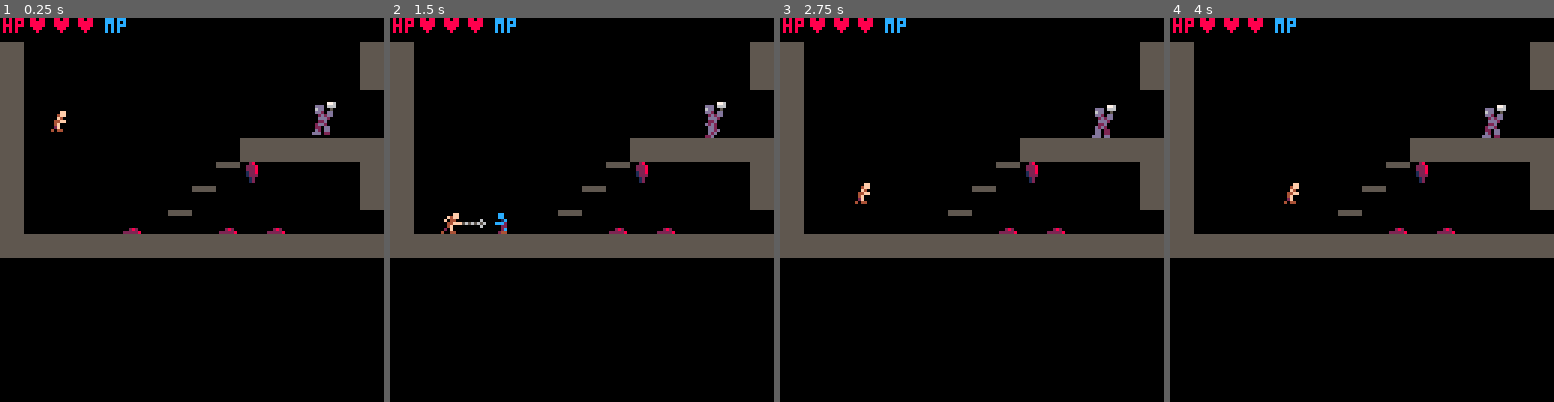
Above: before the commit, frames 1-4 (left to right).
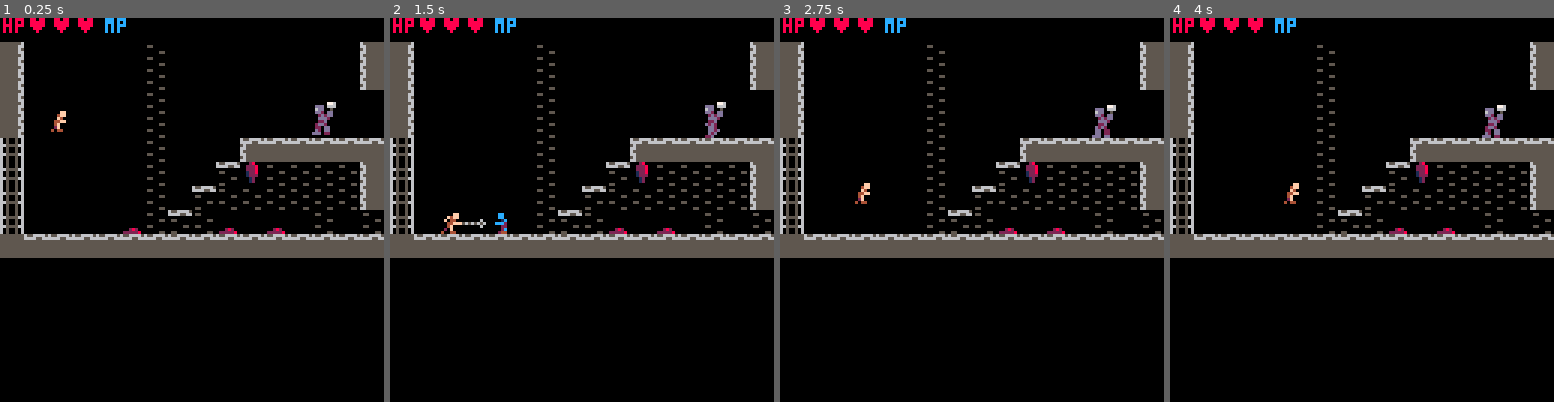
Above: after the commit, the same moments.

Repository: AddisonMink/fortrebosque
Game: PICO-8 cartridge main.p8
Same seed, same stepped clock (60 frames per second), same inputs: the game is played once before the commit and once after it.
Inputs:
- Up to frame 1 (0.25 s): no input
- Up to frame 2 (1.5 s): tap X (X key) at 0.33, 1.07 s; tap O (Z key) at 0.7 s
- Up to frame 3 (2.75 s): hold Right 1.6-2.1 s; tap O (Z key) at 1.7, 2.1, 2.5 s; tap X (X key) at 1.85 s; hold Up 2.15-2.42 s; hold Right from 2.47 s (still down)
- Up to frame 4 (4 s): tap O (Z key) at 2.9, 3.3, 3.7 s; tap X (X key) at 2.97 s; release Right at 3.03 s; hold Left 3.08-3.58 s

The runs differ from the first frame. In frame 1, 4.5% of the frame differs, in the area x 0-100%, y 6-58%; in frame 2, 4.5%; in frame 3, 4.5%; in frame 4, 4.5%.

Commit message:
update map.

Diff:
--- a/main.p8
+++ b/main.p8
@@ -210,33 +210,33 @@
 
 
 __gff__
-0000000004000000000000000000000000000000000000000000000000000000010200000000000000000000000000000000000000000000000000000000000000000000000000000000000000000000000000000000000000000000000000000000000000000000000000000000000000000000000000000000000000000000
+0000000004000000000000000000000000000000000000000000000000010000010200000000000001010004000000000101000000000001010101000000000000000000000000000000000000000000000000000000000000000000000000000000000000000000000000000000000000000000000000000000000000000000
 0000000000000000000000000000000000000000000000000000000000000000000000000000000000000000000000000000000000000000000000000000000000000000000000000000000000000000000000000000000000000000000000000000000000000000000000000000000000000000000000000000000000000000
 __map__
-0000000000000000000000000000002020202020202020202020202020202020202020202020202020202020202020202020202020202020202020202020202020202020202020202020202020202020202020202020202020202020202020202020202020202020202020202020202020202020202020202020202020202020
-0000000000000000000000000000002020000000000000000000000000000020200000000000000000000000000000202000000000000000000000000000002020000000000000000000000000000020200000000000000000000000000000202000000000000000000000000000002020000000000000000000000000000020
-2000000000000000000000000000002020000000000000000000000000000020200000000000000000000000000000202000000000000000000000000000002020000000000000000000000000000020200000000000000000000000000000202000000000000000000000000000002020000000000000000000000000000020
-2000000000000500000000000000002020000000000000000000000000000020200000000000000000000000000000202000000000000000000000000000002020000000000000000000000000000020200000000000000000000000000000202000000000000000000000000000002020000000000000000000000000000020
-2000000000002000000000000000002020000000000000000000000000000020200000000000000000000000000000202000000000000000000000000000002020000000000000000000000000000020200000000000000000000000000000202000000000000000000000000000002020000000000000000000000000000020
-2000000000202020210000000000002020000000000000000000000000000020200000000000000000000000000000202000000000000000000000000000002020000000000000000000000000000020200000000000000000000000000000202000000000000000000000000000002020000000000000000000000000000020
-2000000000000000000021000000000000000000000000000000000000000020200000000000000000000000000000202000000000000000000000000000002020000000000000000000000000000020200000000000000000000000000000202000000000000000000000000000002020000000000000000000000000000020
-2000000000000000000000002100000000000000000000000000000000000020200000000000000000000000000000202000000000000000000000000000002020000000000000000000000000000020200000000000000000000000000000202000000000000000000000000000002020000000000000000000000000000020
-2000000000000000000000000000202020202020202100002120202020202020202020202020202020000000212020202020202020202020202020202020202020202020202020202020202020202020202020202020202020202020202020202020202020202020202020202020202020202020202020202020202020202020
-2000000000000000000000000000002020202020200000212020202020202020202020202020202020000021202020202020202020202020202020202020202020202020202020202020202020202020202020202020202020202020202020202020202020202020202020202020202020202020202020202020202020202020
-2000000000000000000000000000002020000000000021000900000009000020200000000000000900002100090000202000000000000000000000000000002020000000000000000000000000000020200000000000000000000000000000202000000000000000000000000000002020000000000000000000000000000020
-2000000000000000000000000000000000000000002100000000000000000000000000000000000000210000000000000000000000000000000000000000002020000000000000000000000000000020200000000000000000000000000000202000000000000000000000000000002020000000000000000000000000000020
-20000000000000000000000000010000000000002100000000000000000a0000000000000000000000000021000000000000000000000000000000000000002020000000000000000000000000000020200000000000000000000000000000202000000000000000000000000000002020000000000000000000000000000020
-20000000000000000000202020202020202020202020202100002100002121202021000000000a2100000000002100202000000000000000000000000000002020000000000000000000000000000020200000000000000000000000000000202000000000000000000000000000002020000000000000000000000000000020
-2000000000000000002109000000002020202020202020202100000000000020200021000000210000000000000000202000000000000000000000000000002020000000000000000000000000000020200000000000000000000000000000202000000000000000000000000000002020000000000000000000000000000020
-2000000000000000210000000000002020202020200000202021000000000020200000000000000000000000000000000000000000000000000000000000002020000000000000000000000000000020200000000000000000000000000000202000000000000000000000000000002020000000000000000000000000000020
-2000000000170021001700170000000000000000001700202020211700000020200017000017000000170000001700000000000000000000000000000000002020000000000000000000000000000020200000000000000000000000000000202000000000000000000000000000002020000000000000000000000000000020
-2020202020202020202020202020202020202020202000202020202020212020202020202020202020202020202020202020202020202020202020202020202020202020202020202020202020202020202020202020202020202020202020202020202020202020202020202020202020202020202020202020202020202020
-2020202020202020202020202020202020202020202000202020202020212020202020202020202020202020202020202020202020202020202020202020202020202020202020202020202020202020202020202020202020202020202020202020202020202020202020202020202020202020202020202020202020202020
-2000000000000000000000000000002020000000000000000020002000212020200000000000000000000000000000202000000000000000000000000000002020000000000000000000000000000020200000000000000000000000000000202000000000000000000000000000002020000000000000000000000000000020
-2000000000000000000000000000002020000000000000000020000900210920200000000000000000000000000000202000000000000000000000000000002020000000000000000000000000000020200000000000000000000000000000202000000000000000000000000000002020000000000000000000000000000020
-2000000000000000000000000000002020000000000000000020000021000020200000000000000000000000000000202000000000000000000000000000002020000000000000000000000000000020200000000000000000000000000000202000000000000000000000000000002020000000000000000000000000000020
-2000000000000000000000000000002020000000000000000009000000002120200000000000000000000000000000202000000000000000000000000000002020000000000000000000000000000020200000000000000000000000000000202000000000000000000000000000002020000000000000000000000000000020
-2000000000000000000000000000000000000100000000000000000021000000000000000000000000000000000000202000000000000000000000000000002020000000000000000000000000000020200000000000000000000000000000202000000000000000000000000000002020000000000000000000000000000020
-2000210000210000210000210000212020212121212120000021000000210020200000000000000000000000000000202000000000000000000000000000002020000000000000000000000000000020200000000000000000000000000000202000000000000000000000000000002020000000000000000000000000000020
-2004040404040404040404040404042020040404040420040404040404040420200404040404040404040404040404202000000000000000000000000000002020000000000000000000000000000020200000000000000000000000000000202000000000000000000000000000002020000000000000000000000000000020
-2004040404040404040404040404042020040404040420040404040404040420202020202020202020202020202020202020202020202020202020202020202020202020202020202020202020202020202020202020202020202020202020202020202020202020202020202020202020202020202020202020202020202020
+0000000000000000000000000000003720202020202020202020202020202020202020202020202020202020202020202020202020202020202020202020202020202020202020202020202020202020202020202020202020202020202020202020202020202020202020202020202020202020202020202020202020202020
+0000000000000000000000000000003720000000000000000000000000000020200000000000000000000000000000202000000000000000000000000000002020000000000000000000000000000020200000000000000000000000000000202000000000000000000000000000002020000000000000000000000000000020
+2800000000000000000000000000003720000000000000000000000000000020200000000000000000000000000000202000000000000000000000000000002020000000000000000000000000000020200000000000000000000000000000202000000000000000000000000000002020000000000000000000000000000020
+3800000000000500000000000000003720000000000000000000000000000020200000000000000000000000000000202000000000000000000000000000002020000000000000000000000000000020200000000000000000000000000000202000000000000000000000000000002020000000000000000000000000000020
+3800000000001d00000000000000003720000000000000000000000000000020200000000000000000000000000000202000000000000000000000000000002020000000000000000000000000000020200000000000000000000000000000202000000000000000000000000000002020000000000000000000000000000020
+3800000000312028210000000000003720000000000000000000000000000020200000000000000000000000000000202000000000000000000000000000002020000000000000000000000000000020200000000000000000000000000000202000000000000000000000000000002020000000000000000000000000000020
+3800000000272727000021000000000000000000000000000000000000000020200000000000000000000000000000202000000000000000000000000000002020000000000000000000000000000020200000000000000000000000000000202000000000000000000000000000002020000000000000000000000000000020
+3800000000272727000000002100000000000000000000000000000000000020200000000000000000000000000000202000000000000000000000000000002020000000000000000000000000000020200000000000000000000000000000202000000000000000000000000000002020000000000000000000000000000020
+3800000000002700000000000000312020202020202100002120202020202020202020202020202020000000212020202020202020202020202020202020202020202020202020202020202020202020202020202020202020202020202020202020202020202020202020202020202020202020202020202020202020202020
+3800000000002700000000000000003720202020380000213720202020202020202020202020202020000021202020202020202020202020202020202020202020202020202020202020202020202020202020202020202020202020202020202020202020202020202020202020202020202020202020202020202020202020
+3800000000002700000000000000003738000000000021000900000009000037200000000000000900002100090000202000000000000000000000000000002020000000000000000000000000000020200000000000000000000000000000202000000000000000000000000000002020000000000000000000000000000020
+3800000000002700000000000000000000002d00002100002d00002d00002d00000000000000000000210000000000000000000000000000000000000000002020000000000000000000000000000020200000000000000000000000000000202000000000000000000000000000002020000000000000000000000000000020
+38000000000027000000000000010000000000002100000000000000000a0000000000000000000000000021000000000000000000000000000000000000002020000000000000000000000000000020200000000000000000000000000000202000000000000000000000000000002020000000000000000000000000000020
+29000000000027000000313030303030303030303030282100002100002121312021000000000a2100000000002100202000000000000000000000000000002020000000000000000000000000000020200000000000000000000000000000202000000000000000000000000000002020000000000000000000000000000020
+2900000000002700002109272727273720202020202020282100000000000037200021000000210000000000000000202000000000000000000000000000002020000000000000000000000000000020200000000000000000000000000000202000000000000000000000000000002020000000000000000000000000000020
+2900000000002700212727272727273720202020380027372821000000000037200000000000000000000000000000000000000000000000000000000000002020000000000000000000000000000020200000000000000000000000000000202000000000000000000000000000002020000000000000000000000000000020
+290000000017272127170017002700272727272727170037202821003b3c3d37200017000017000000170000001700000000000000000000000000000000002020000000000000000000000000000020200000000000000000000000000000202000000000000000000000000000002020000000000000000000000000000020
+20303030303030303030303030303030303a303a3a2827372020303020212020202020202020202020202020202020202020202020202020202020202020202020202020202020202020202020202020202020202020202020202020202020202020202020202020202020202020202020202020202020202020202020202020
+3a3a3a3a3a3a3a3a3a3a3a3a3a3a3a3a3a3a3a3a3a3a273a3a3a3a3a3a213a3a202020202020202020202020202020202020202020202020202020202020202020202020202020202020202020202020202020202020202020202020202020202020202020202020202020202020202020202020202020202020202020202020
+3a3a3a3a3a2a2a3a2a2a3a3a3a3a3a3a3a3a3a3a3a2a002a2a3a2a3a2a213a3a200000000000000000000000000000202000000000000000000000000000002020000000000000000000000000000020200000000000000000000000000000202000000000000000000000000000002020000000000000000000000000000020
+3a3a2a2a3a2a003a002a2a2a2a3a3a3a3a3a2a2a2a0000002a3a2a090021093a200000000000000000000000000000202000000000000000000000000000002020000000000000000000000000000020200000000000000000000000000000202000000000000000000000000000002020000000000000000000000000000020
+3a2a2a000000003a000000002a2a2a3a3a2a000000000000003a00002100003a200000000000000000000000000000202000000000000000000000000000002020000000000000000000000000000020200000000000000000000000000000202000000000000000000000000000002020000000000000000000000000000020
+3a2a0000000000000000000000002a3a3a00000000000000000900000000213a200000000000000000000000000000202000000000000000000000000000002020000000000000000000000000000020200000000000000000000000000000202000000000000000000000000000002020000000000000000000000000000020
+3a2a000000000000000000000000000000000100000000000000000021000000000000000000000000000000000000202000000000000000000000000000002020000000000000000000000000000020200000000000000000000000000000202000000000000000000000000000002020000000000000000000000000000020
+3a2a210000210000210000210000213a3a21212121213a00002100000021003a200000000000000000000000000000202000000000000000000000000000002020000000000000000000000000000020200000000000000000000000000000202000000000000000000000000000002020000000000000000000000000000020
+3a04040404040404040404040404043a3a04040404043a04040404040404043a200404040404040404040404040404202000000000000000000000000000002020000000000000000000000000000020200000000000000000000000000000202000000000000000000000000000002020000000000000000000000000000020
+3a2b2b2b2b2b2b2b2b2b2b2b2b2b2b3a3a2b2b2b2b2b3a2b2b2b2b2b2b2b2b3a202020202020202020202020202020202020202020202020202020202020202020202020202020202020202020202020202020202020202020202020202020202020202020202020202020202020202020202020202020202020202020202020
Not shown, changed: 30 lines of the sprite sheet (__gfx__) section of main.p8
